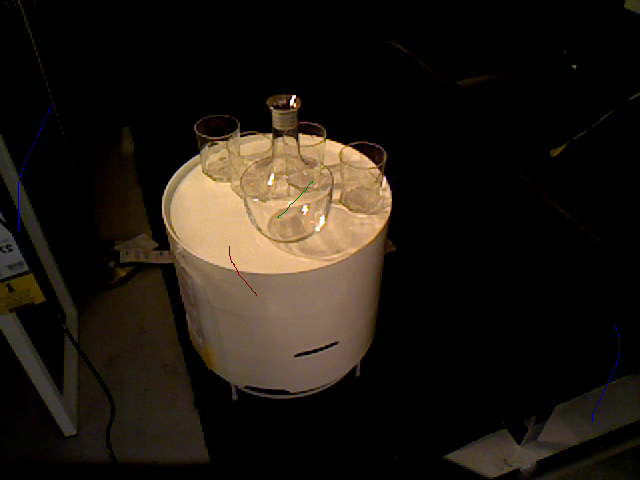
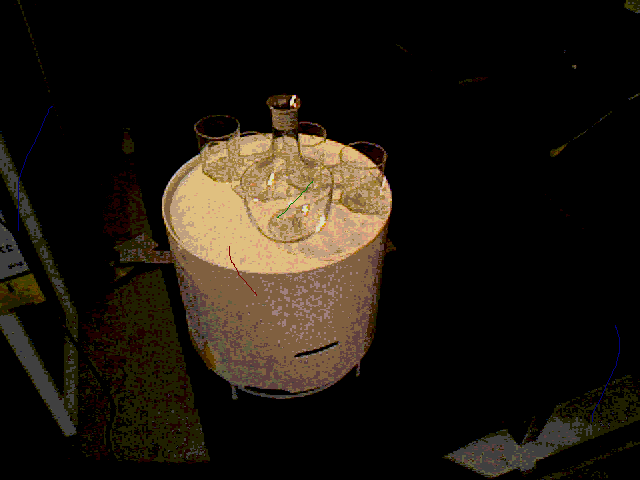
The second 640×480 image is a revision of the first. Changes to its layers:
painted on "68_LivingLow.png" over [0, 0, 640, 480]
